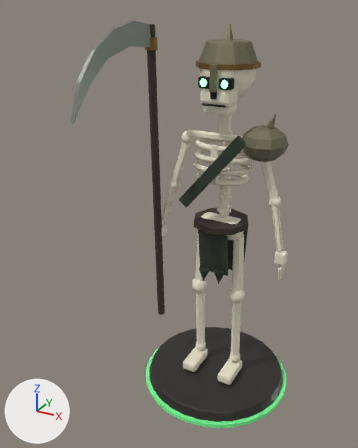
The FBX model art/export/Undead_Pawn.fbx: old version first, new version second.
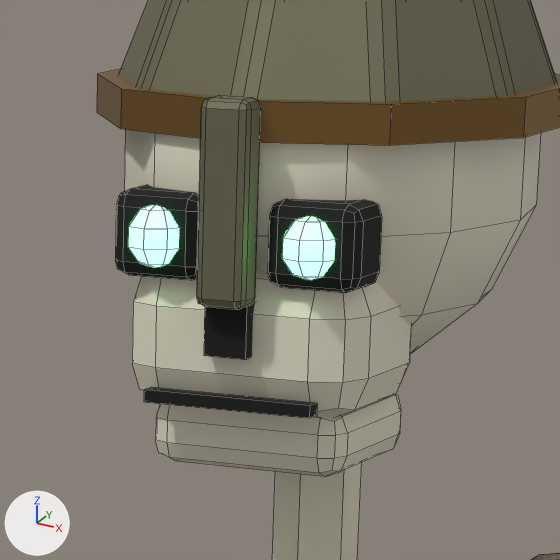
Each version appears first whole from a camera (50 mm lens) standing at (1.03, -2.35, 2.18) and looking at (-0.15, -0.21, 1.11), and next in a close-up on the part from 51% to 72% of the width and 11% to 28% of the height. Every picture has the same lights, and +X, +Y and +Z are marked at lower left. The older version's two pictures come first. The close-ups show mesh edges as thin lines.

Objects in the first close-up: 'Undead_Pawn_Mesh'.
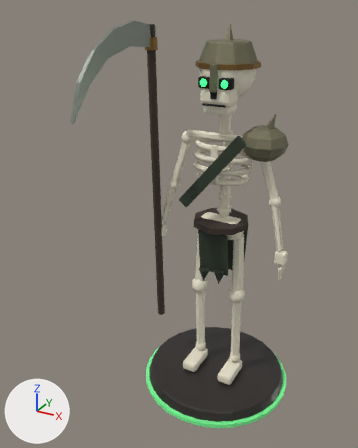
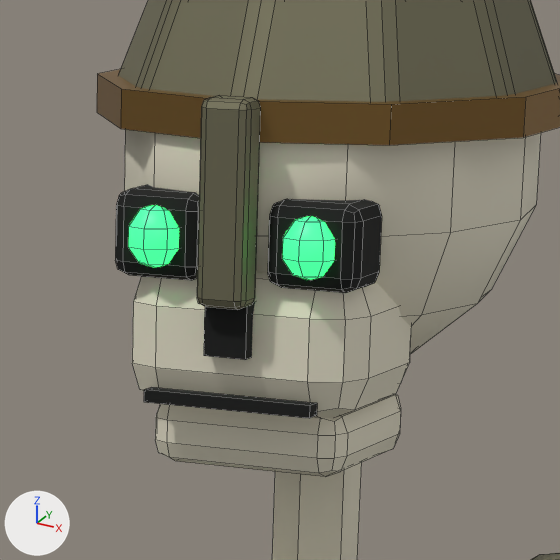
What differs and where, as boxes [x1, y1, x2, y2] in the close-ups (560 x 560 px):
'Undead_Pawn_Mesh', recoloured, surface changed (pale yellow to green)
    both: [125, 137, 339, 298]

The edits, one by one:
Material 'Undead_Glow' (mat_undead_glow) changes colour from green #7dff9a to green #2ef06a; in linear values from (0.205, 1.0, 0.323) to (0.0273, 0.871, 0.144).
In material 'Undead_Glow' (mat_undead_glow), emission_color goes from (0.205, 1.0, 0.323) (green #7dff9a) to (0.0273, 0.871, 0.144) (green #2ef06a).
In material 'Undead_Glow' (mat_undead_glow), emission_strength goes from 3.0 to 2.2.
